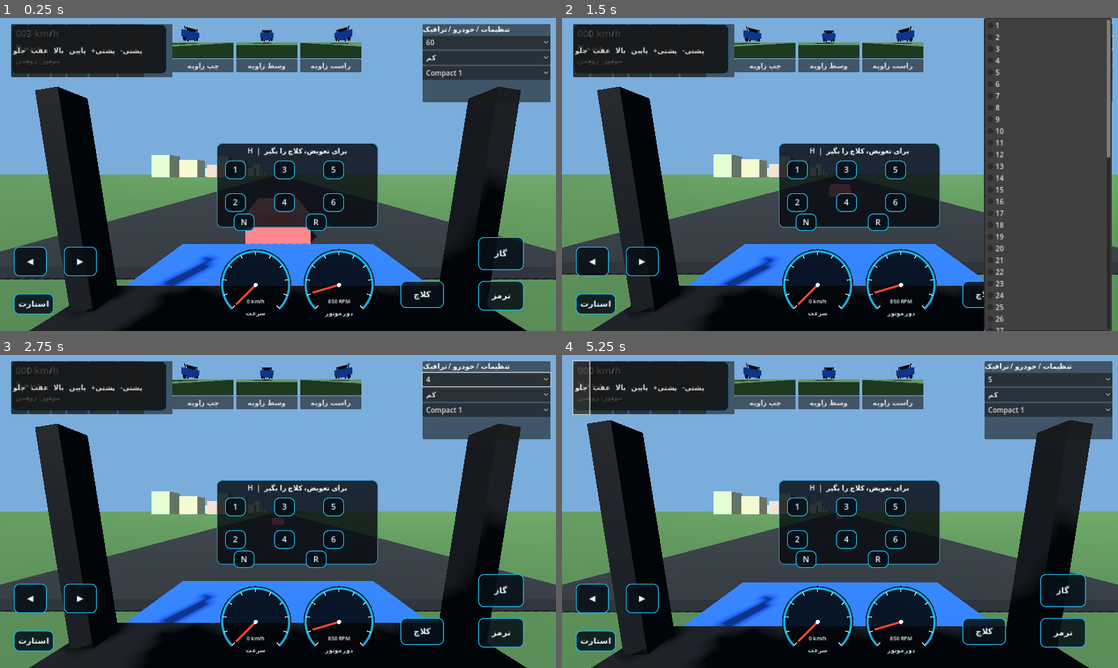
Above: before the commit, frames 1-4 (two rows, left to right).
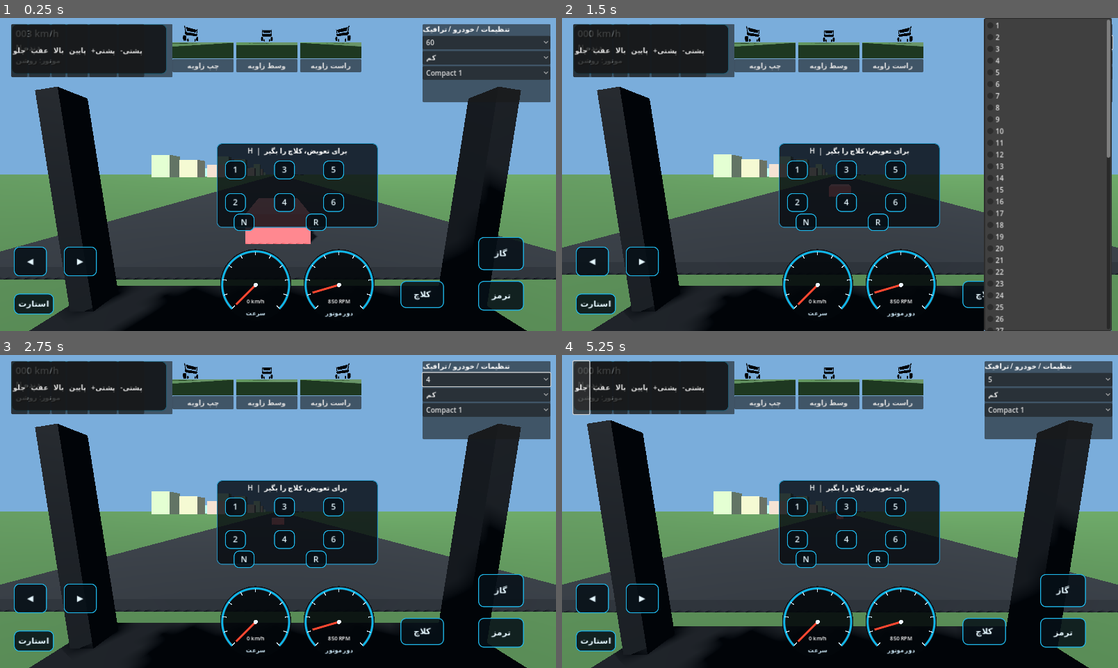
Above: after the commit, the same moments.

Repository: mammadkhafan/-
Game: Godot game, scene res://scenes/main.tscn
Same seed, same stepped clock (60 frames per second), same inputs: the game is played once before the commit and once after it.
Inputs (mouse positions are in pixels of both pictures, inside the frame that each line leads up to):
- Up to frame 1 (0.25 s): no input
- Up to frame 2 (1.5 s): move the mouse to (962, 158) at 0.52 s; hold D (steer_right) 0.53-1.25 s; hold Space (clutch) 0.53-1.25 s; click (962, 158) at 0.67 s; click "60" at 1.25 s
- Up to frame 3 (2.75 s): click "کم" at 2 s
- Up to frame 4 (5.25 s): click "4" at 2.75 s; click "Compact 1" at 3.5 s; click "5" at 4.25 s; click "جلو" at 5 s

The runs differ from the first frame. In frame 1, 3.8% of the frame differs, in the area x 22-77%, y 3-86%; in frame 2, 3.8%; in frame 3, 3.8%; in frame 4, 3.9%, in the area x 21-77%, y 3-87%.
Error in both runs: Invalid assignment of property or key 'text' with value of type 'String' on a base object of type 'Nil'. (res://scripts/main.gd:31)

Commit message:
Hide exterior hood from cockpit camera

Diff:
--- a/scripts/main.gd
+++ b/scripts/main.gd
@@ -158,6 +158,7 @@
  var mesh:=BoxMesh.new()
  mesh.size=box.size
  body.mesh=mesh
+ body.visible=false
  var paint:=StandardMaterial3D.new()
  paint.albedo_color=Color(0.12,0.32,0.72)
  body.material_override=paint
